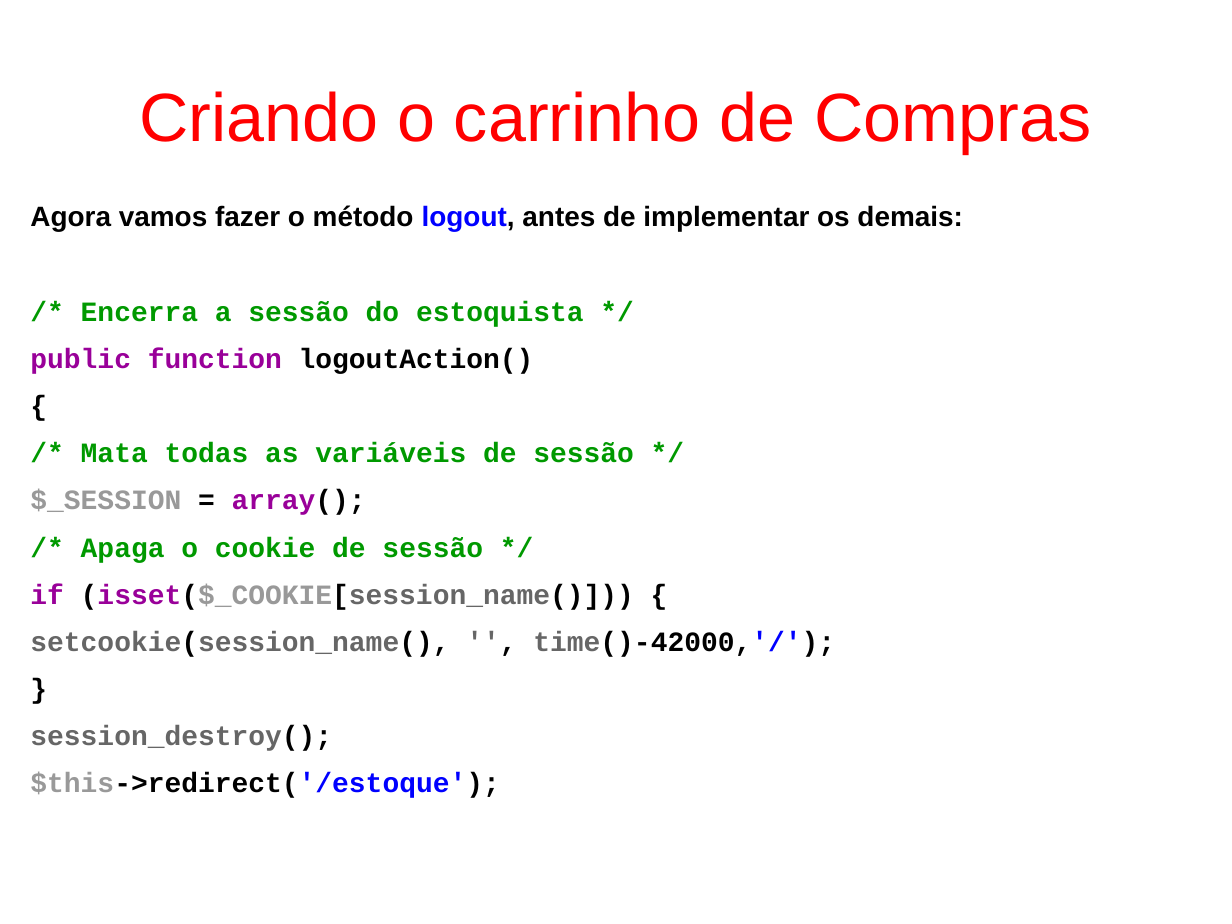
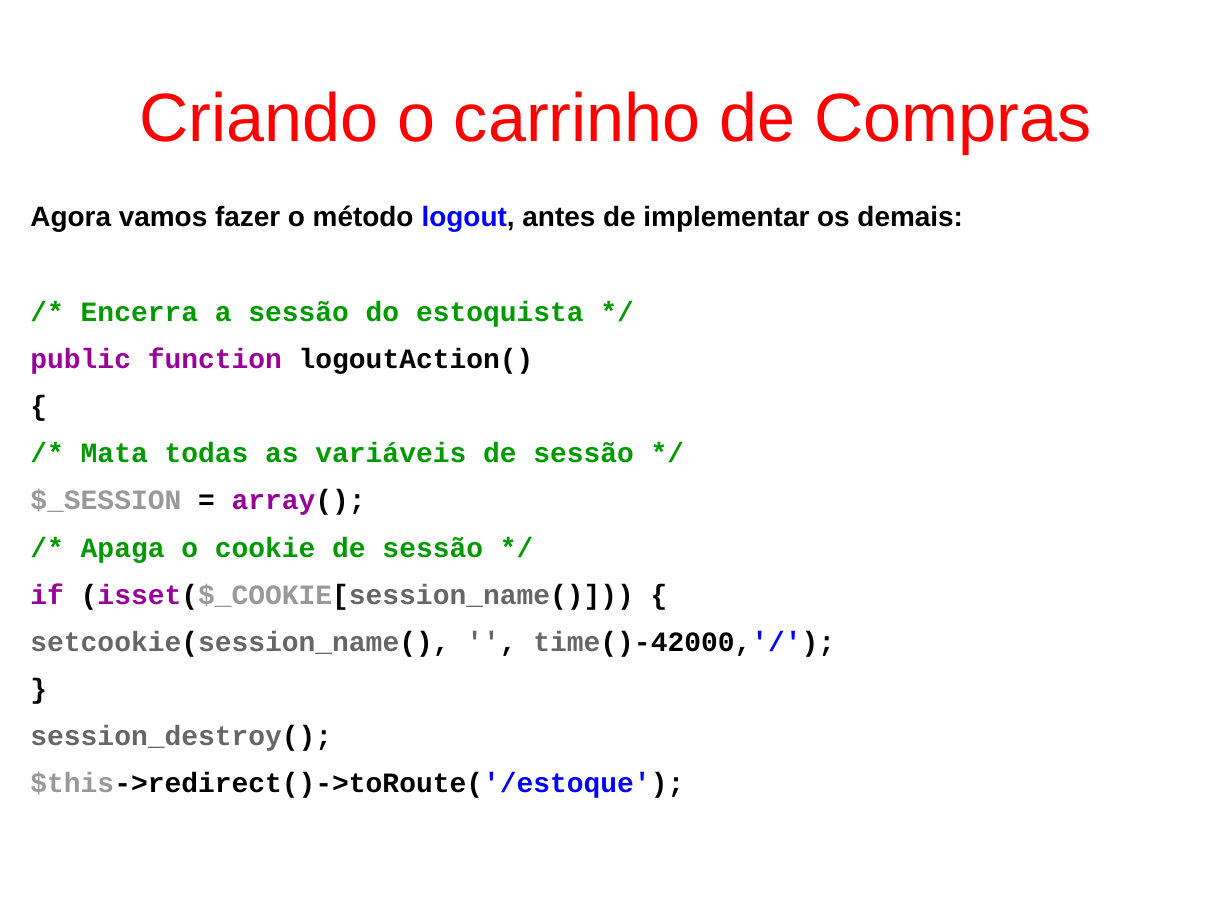
Before and after one commit to fgsl/lojasacme, a slide deck: slide 145 of docs/tutorial.odp. Drawn at 1232x924 pixels with LibreOffice and Linux fonts; fonts in the diff are those of the drawing. Boxes give left, top, right and bottom in pixels: in the first picture for what was removed or moved away, otherwise in the second. Text is boxed around its words. In the diff, an @@ line names an element or a change of style, - is before the commit and + after.

Commit message:
Implementar a funcionalidade de remoção de itens do carrinho de compras #54

```diff
--- a/docs/tutorial.odp
+++ b/docs/tutorial.odp
@@ text at <box>30,773,684,798</box>: text changed @@
-$this->redirect('/estoque');
+$this->redirect()->toRoute('/estoque');
```
Also in this commit, not shown: 113 other slides changed, 2 other files.
